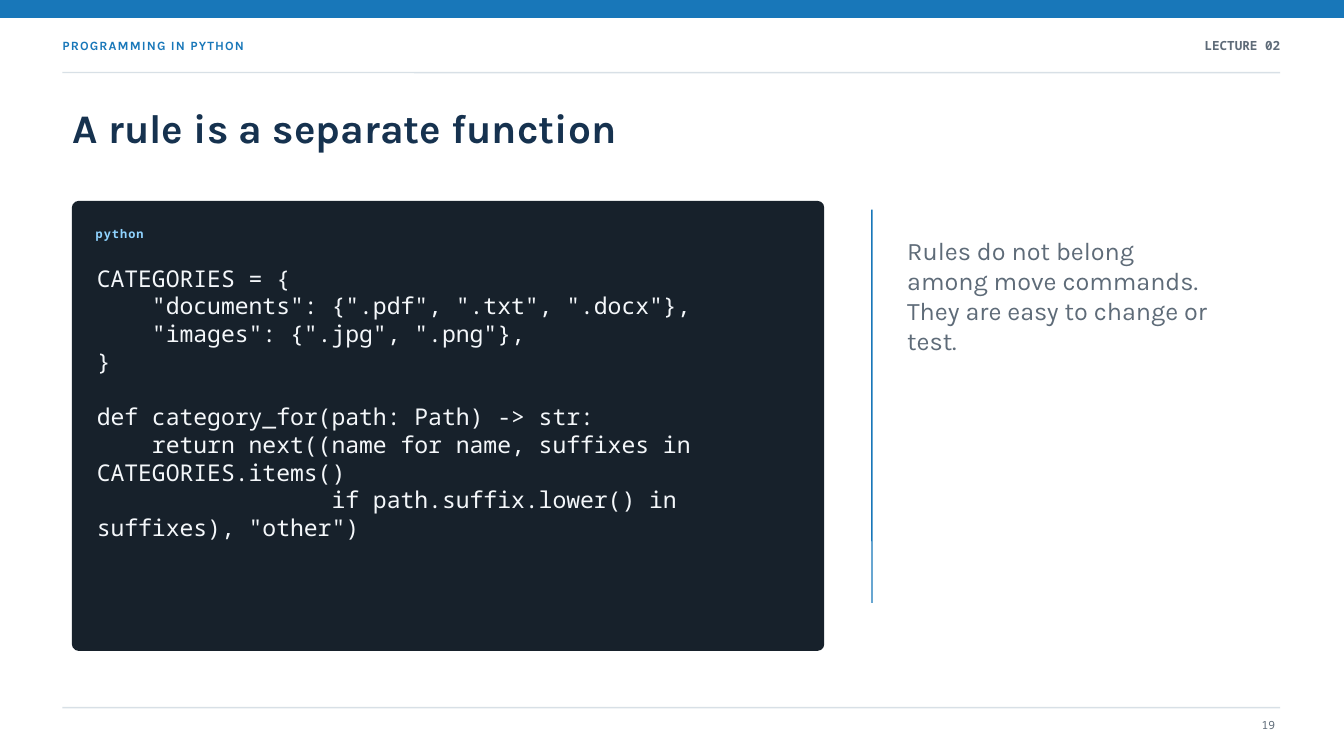
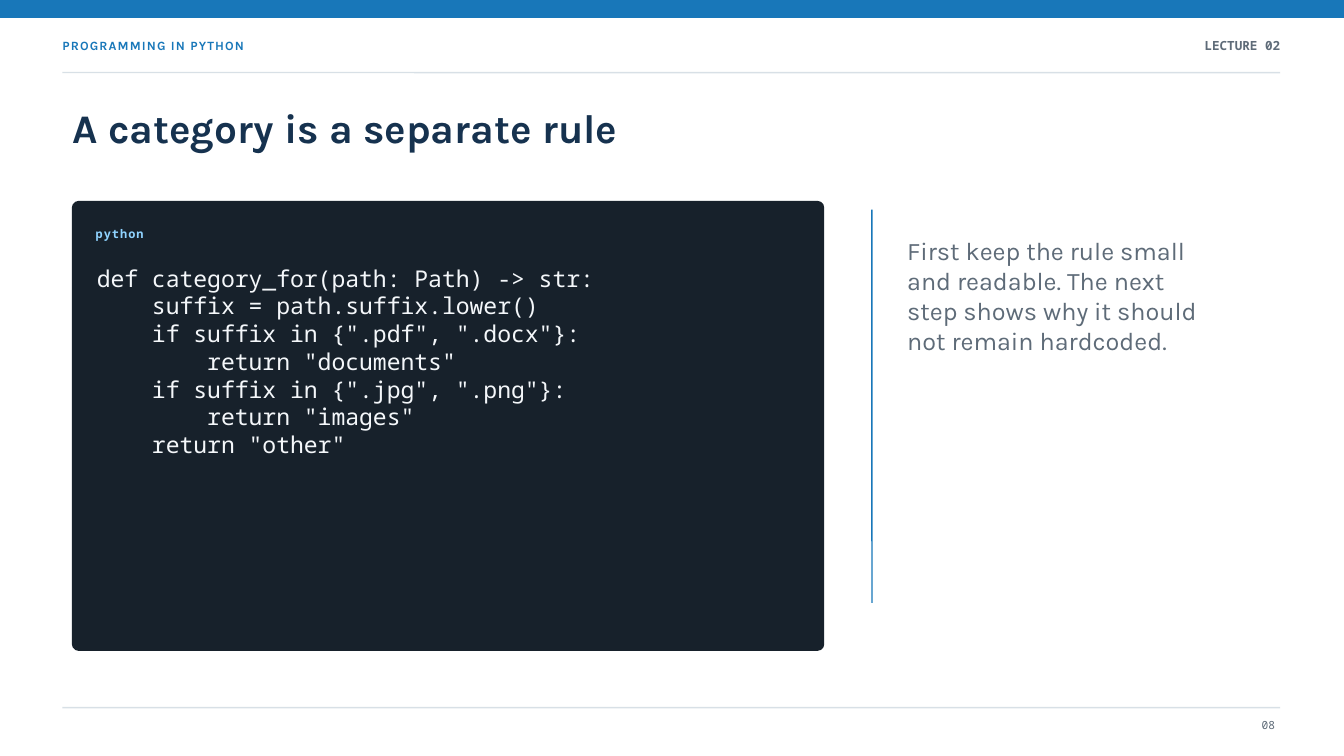
Before and after one commit to marek-horvath/python, a slide deck: slide 8 of presentations/02-skriptovanie-automatizacia.en.pptx (slide 19 before the commit). Drawn at 1344x756 pixels with LibreOffice and Linux fonts; fonts in the diff are those of the drawing. Boxes give left, top, right and bottom in pixels: in the first picture for what was removed or moved away, otherwise in the second. Text is boxed around its words. In the diff, an @@ line names an element or a change of style, - is before the commit and + after.

```diff
--- a/presentations/02-skriptovanie-automatizacia.en.pptx
+++ b/presentations/02-skriptovanie-automatizacia.en.pptx
@@ text at [73,114,617,154]: text changed @@
-A rule is a separate function
+A category is a separate rule
@@ text at [907,243,1196,351]: text changed @@
-Rules do not belong among move commands. They are easy to change or test.
+First keep the rule small and readable. The next step shows why it should not remain hardcoded.
@@ text at [97,270,690,348]: paragraphs removed @@
-CATEGORIES = {
-"documents": {".pdf", ".txt", ".docx"},
-"images": {".jpg", ".png"},
-}
@@ text at [152,296,580,454]: text changed @@
-return next((name for name, suffixes in CATEGORIES.items()
-if path.suffix.lower() in suffixes), "other")
+suffix = path.suffix.lower()
+if suffix in {".pdf", ".docx"}:
+return "documents"
+if suffix in {".jpg", ".png"}:
+return "images"
+return "other"
@@ text at [1262,721,1275,729]: text changed @@
-19
+08
```
Also in this commit, not shown: 16 other slides changed, 8 slides added, 17 slides removed, 2 other files.
